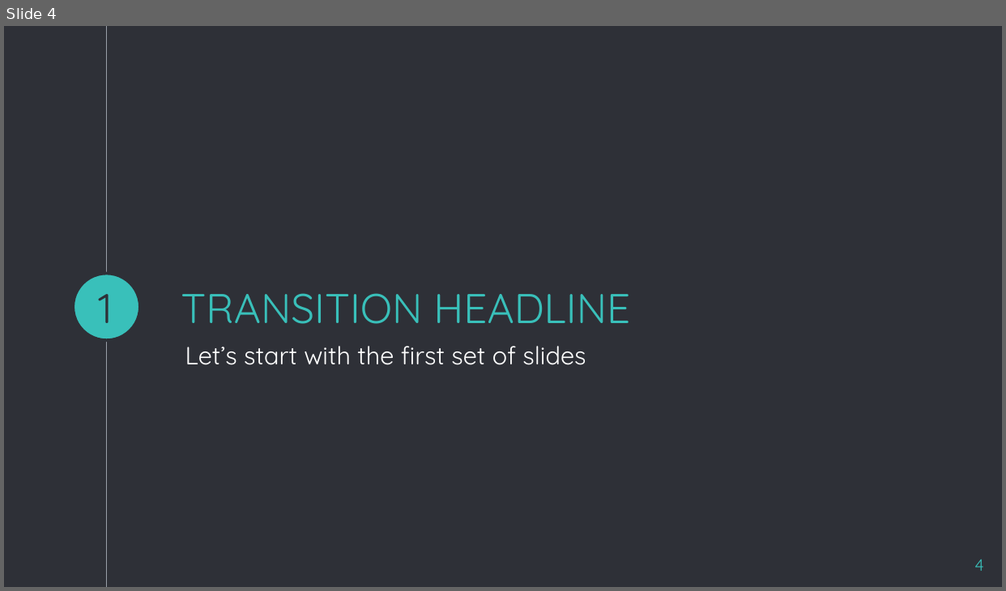
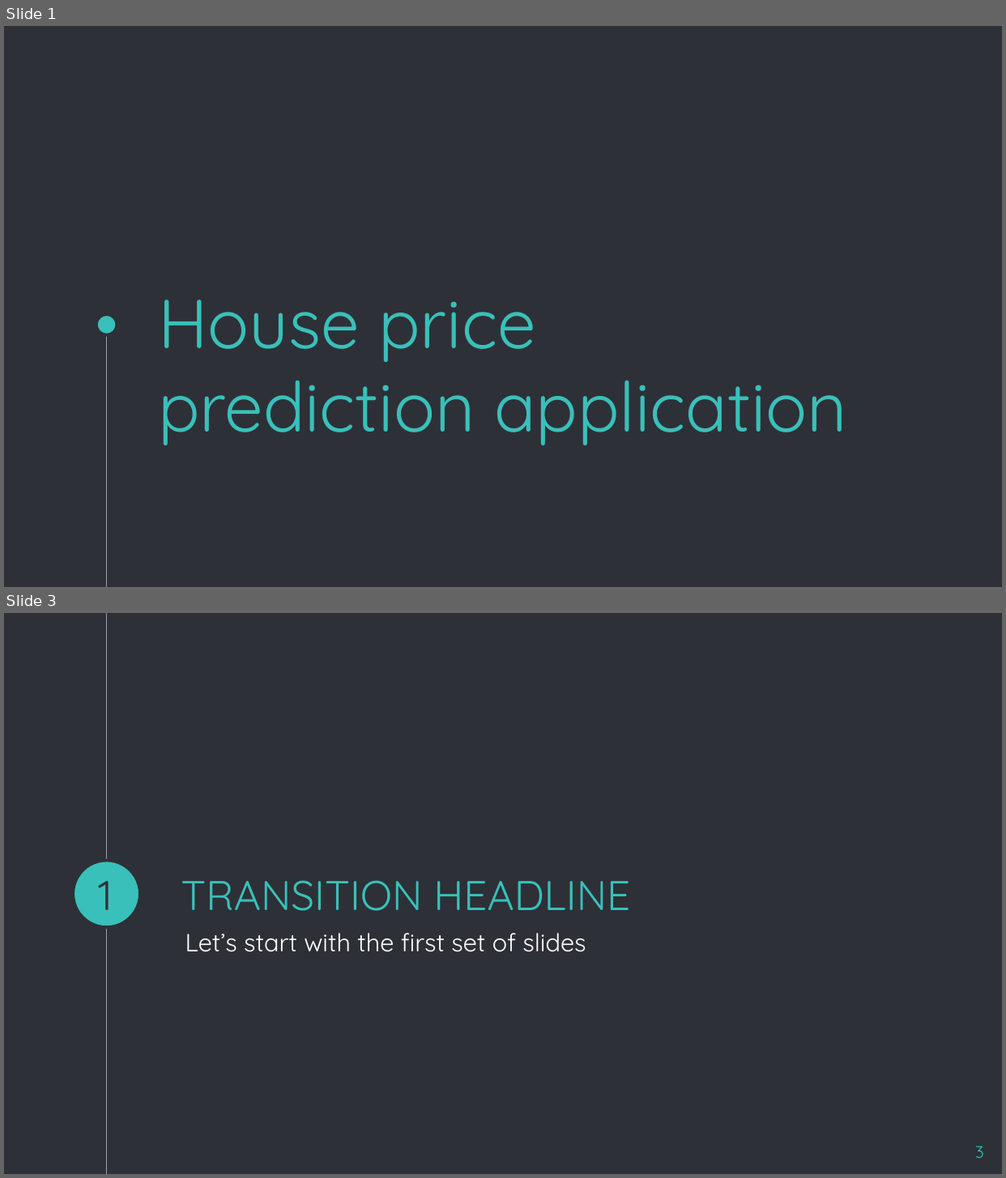
Before and after one commit to AshBrud/ml, a slide deck: pptx/presentation.pptx. Shown one above the other, each under a label of ours: slide 4 before the commit, slides 1 and 3 after it; the slides between them are not shown. The pictures are 1006x591 and 1006x1178 pixels, drawn with LibreOffice and Linux fonts; fonts in the diff are those of the drawing. Boxes give left, top, right and bottom in pixels: in the first picture for what was removed or moved away, otherwise in the second. Text is boxed around its words. In the diff, an @@ line names an element or a change of style, - is before the commit and + after.

```diff
--- a/pptx/presentation.pptx
+++ b/pptx/presentation.pptx
@@ slide 1 added at (4,26,1002,587), background #2E3037 @@
@@ ellipse added at (96,314,117,335), fill #39C0BA, outline #2E3037 2.25 pt @@
@@ title added at (158,300,847,446), 50 pt, text #39C0BA @@
+House price prediction application
@@ line added from (107, 335) to (107, 587), #999FA9 0.75 pt @@
@@ what was slide 4 is now slide 3 @@
@@ page number at (975,1146,984,1158): text changed @@
-4
+3
```
Also in this commit, not shown: 4 slides changed, 1 other slide added, 3 slides removed, 3 other files.
